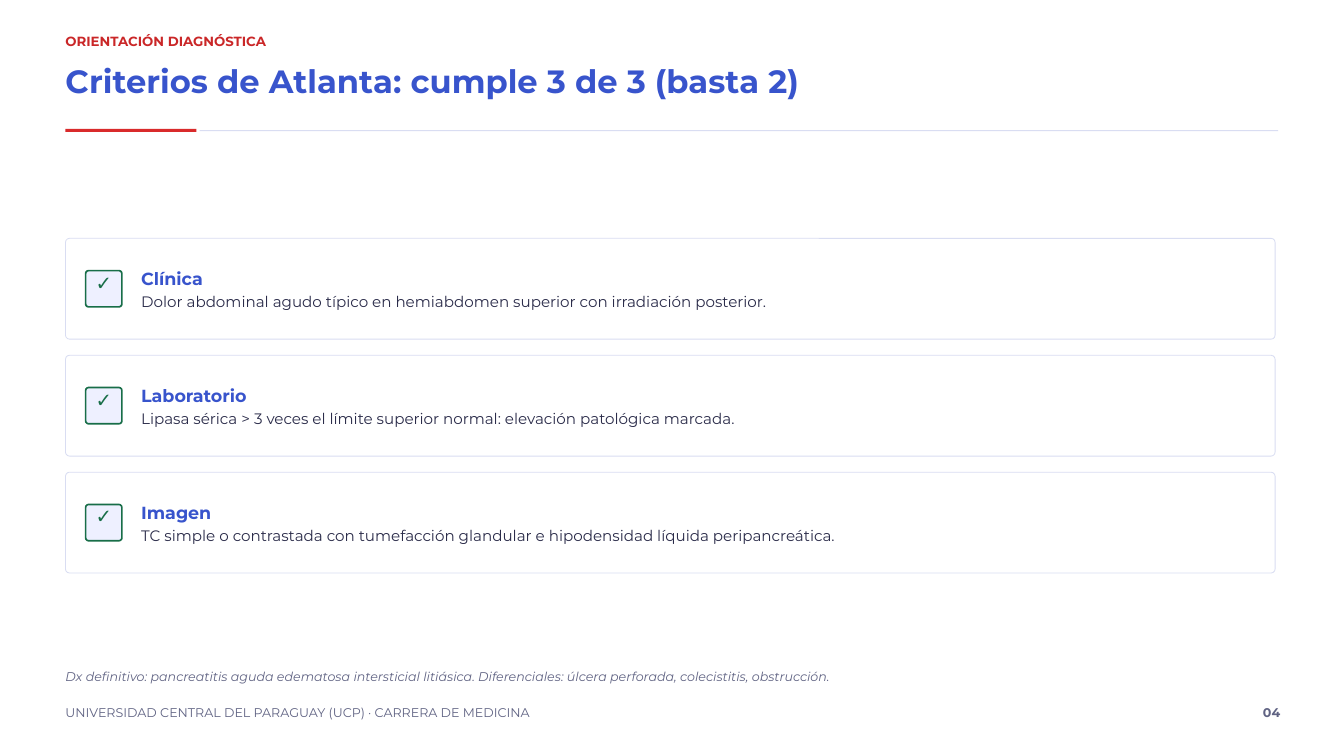
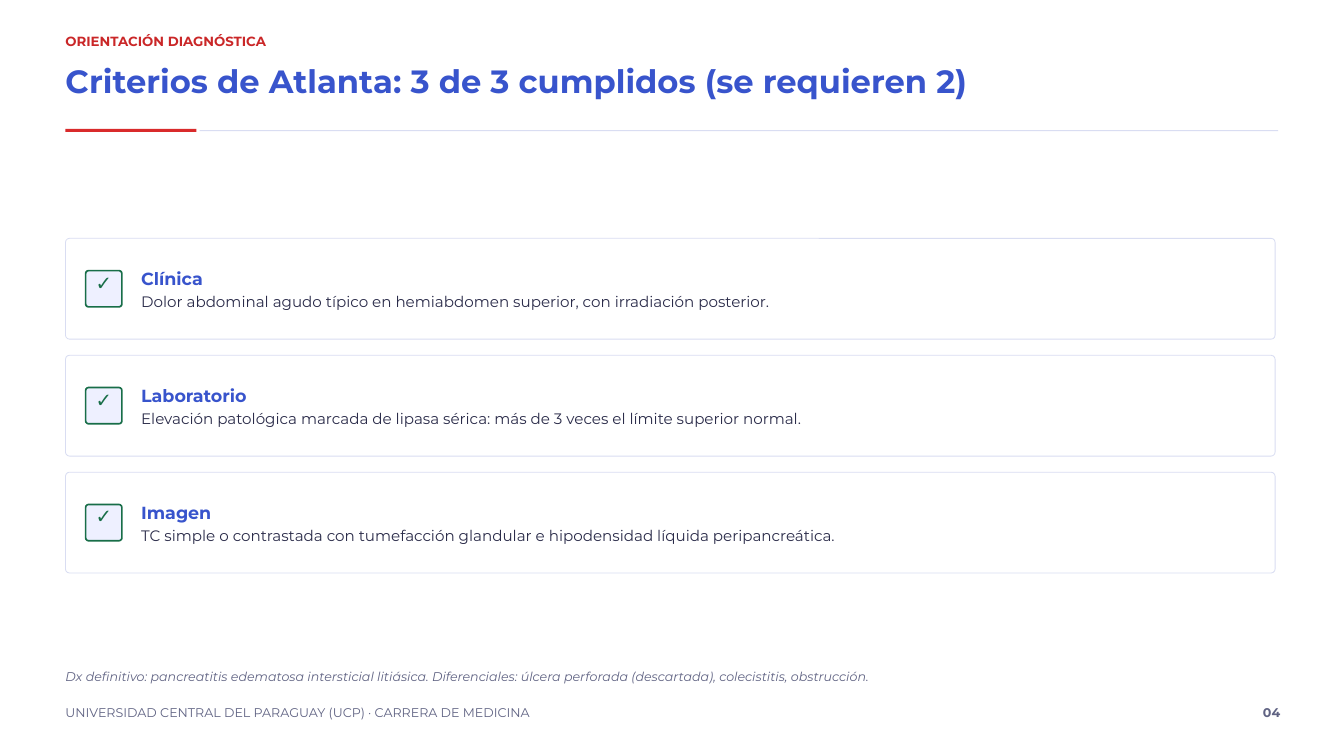
Before and after one commit to rpsin9096/slide-repo-v1, a slide deck: slide 4 of entregas-es/pancreatitis-biliar/Pancreatitis_biliar_12_diapositivas_es.pptx. Drawn at 1344x756 pixels with LibreOffice and Linux fonts; fonts in the diff are those of the drawing. Boxes give left, top, right and bottom in pixels: in the first picture for what was removed or moved away, otherwise in the second. Text is boxed around its words. In the diff, an @@ line names an element or a change of style, - is before the commit and + after.

```diff
--- a/entregas-es/pancreatitis-biliar/Pancreatitis_biliar_12_diapositivas_es.pptx
+++ b/entregas-es/pancreatitis-biliar/Pancreatitis_biliar_12_diapositivas_es.pptx
@@ text at (x1=65, y1=67, x2=967, y2=100): text changed @@
-Criterios de Atlanta: cumple 3 de 3 (basta 2)
+Criterios de Atlanta: 3 de 3 cumplidos (se requieren 2)
@@ text at (x1=141, y1=295, x2=769, y2=310): text changed @@
-Dolor abdominal agudo típico en hemiabdomen superior con irradiación posterior.
+Dolor abdominal agudo típico en hemiabdomen superior, con irradiación posterior.
@@ text at (x1=141, y1=412, x2=801, y2=427): text changed @@
-Lipasa sérica > 3 veces el límite superior normal: elevación patológica marcada.
+Elevación patológica marcada de lipasa sérica: más de 3 veces el límite superior normal.
@@ text at (x1=65, y1=671, x2=869, y2=684): text changed @@
-Dx definitivo: pancreatitis aguda edematosa intersticial litiásica. Diferenciales: úlcera perforada, colecistitis, obstrucción.
+Dx definitivo: pancreatitis edematosa intersticial litiásica. Diferenciales: úlcera perforada (descartada), colecistitis, obstrucción.
```
Also in this commit, not shown: 8 other slides changed, 3 other files.
